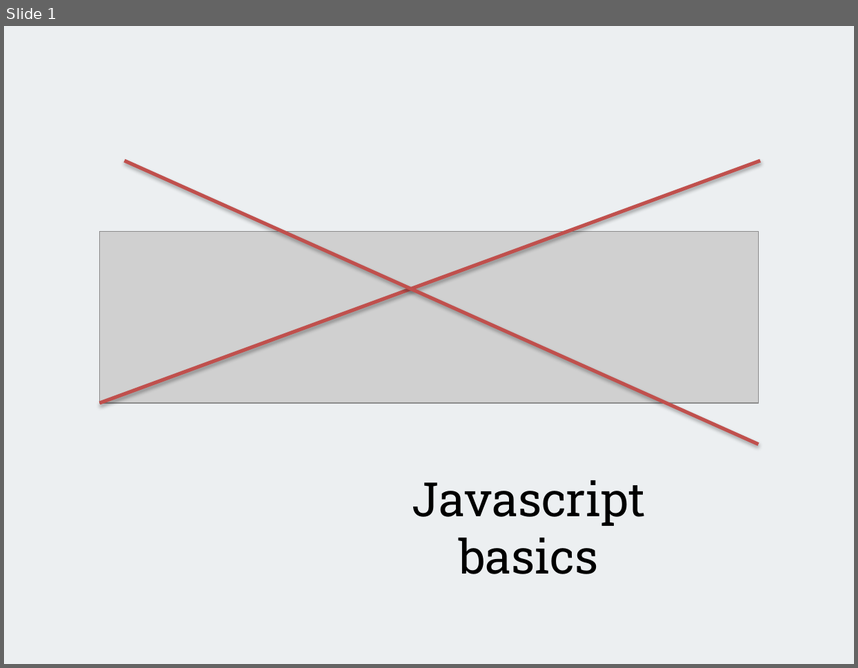
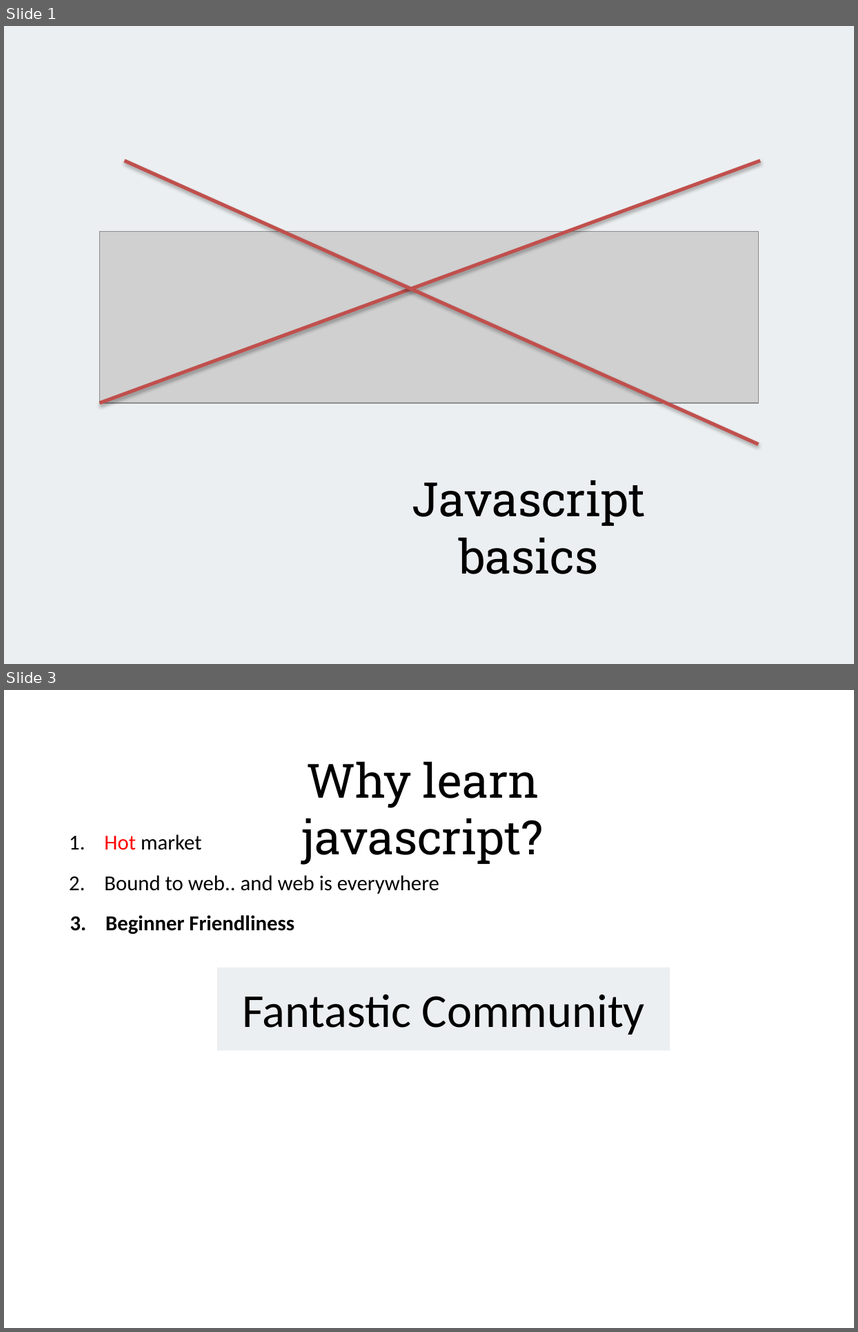
Before and after one commit to alexeymatveevp/angularjs-course, a slide deck: docs/00_jsbasics.pptx. Shown one above the other, each under a label of ours: slide 1 before the commit, slides 1 and 3 after it; the slides between them are not shown. The pictures are 858x668 and 858x1332 pixels, drawn with LibreOffice and Linux fonts; fonts in the diff are those of the drawing; grey boxes stand for pictures. Boxes give left, top, right and bottom in pixels: in the first picture for what was removed or moved away, otherwise in the second. Text is boxed around its words. In the diff, an @@ line names an element or a change of style, - is before the commit and + after.

Commit message:
00 basic javascript

```diff
--- a/docs/00_jsbasics.pptx
+++ b/docs/00_jsbasics.pptx
@@ slide 3 added at <box>4,690,854,1328</box>, background #FFFFFF @@
@@ text added at <box>303,762,543,865</box>, 40 pt, text #000000 @@
+Why learn javascript?
@@ text added at <box>69,834,202,850</box>, 18 pt, text #000000 @@
+1. Hot market
@@ text added at <box>69,875,439,894</box>, 18 pt, text #000000 @@
+2. Bound to web.. and web is everywhere
@@ text added at <box>70,915,294,934</box>, 18 pt, text #000000, bold @@
+3. Beginner Friendliness
@@ rectangle added at <box>217,967,671,1050</box>, fill #ECEFF1 @@
@@ text added at <box>242,994,645,1034</box>, 40 pt, text #000000 @@
+Fantastic Community
```
Also in this commit, not shown: 3 slides changed, 23 other slides added, 13 slides removed, 15 other files.
